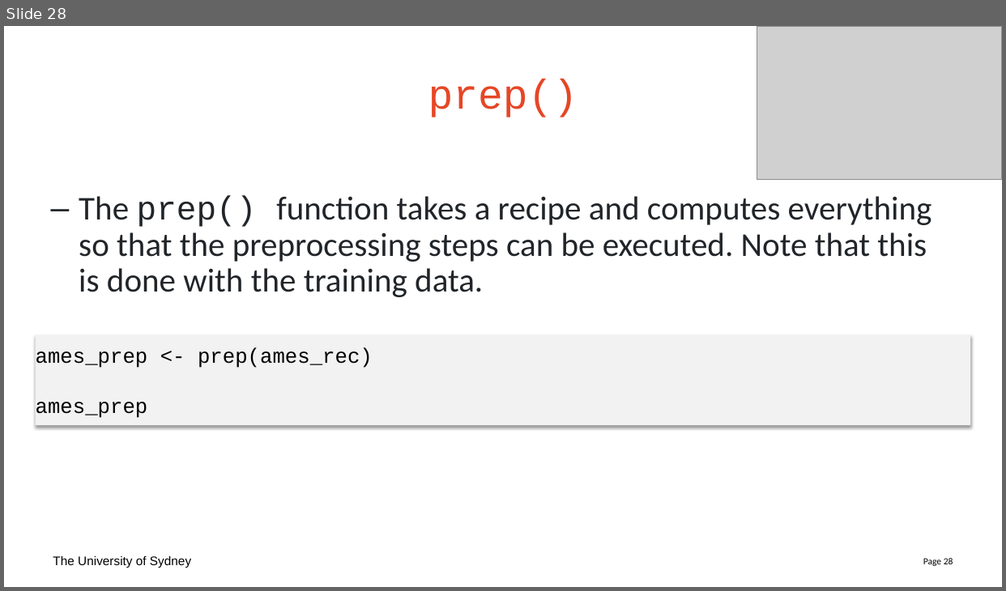
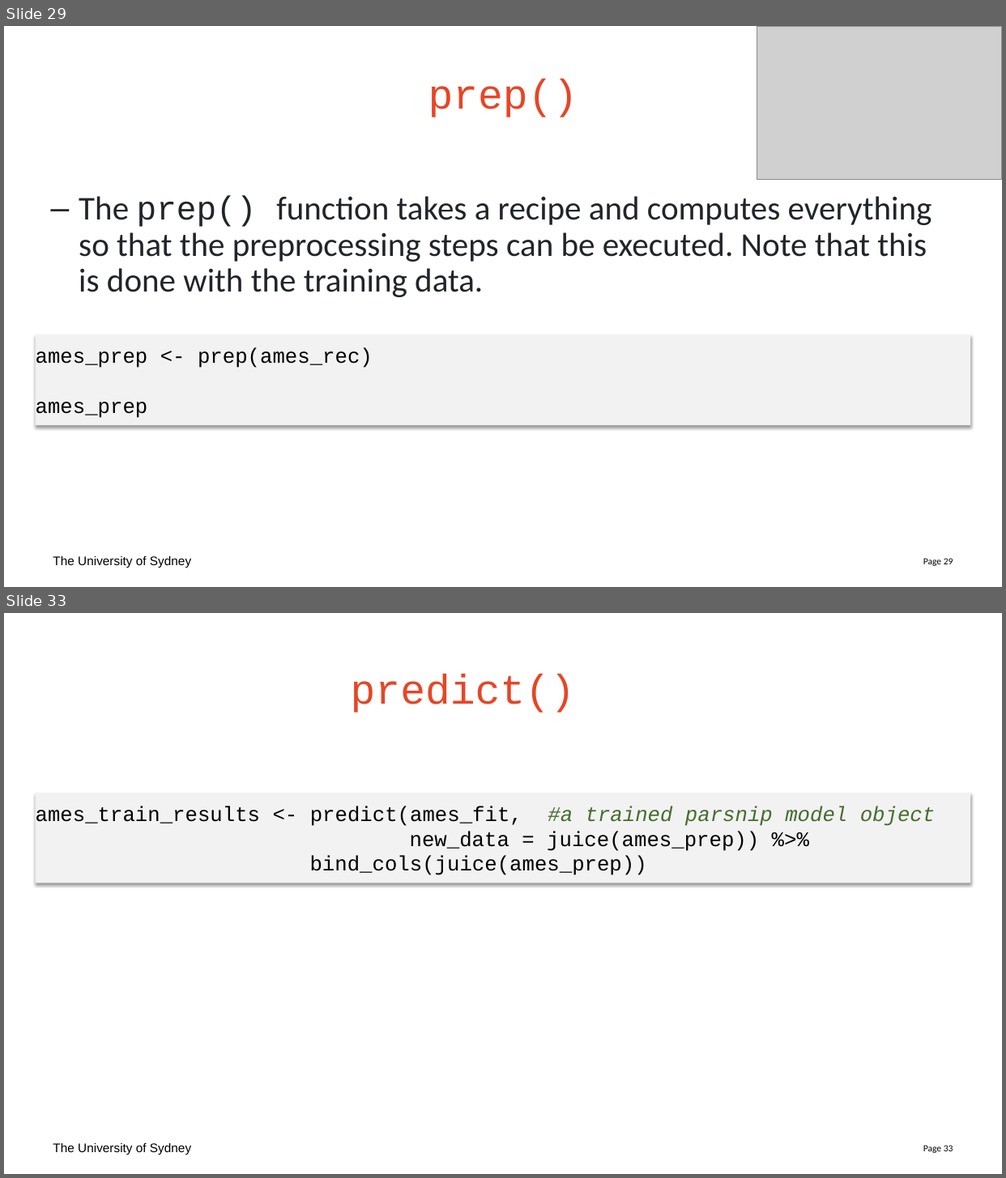
Before and after one commit to Sydney-Informatics-Hub/lessons_mlr_tidymodels, a slide deck: slides/slides.pptx. Shown one above the other, each under a label of ours: slide 28 before the commit, slides 29 and 33 after it; the slides between them are not shown. The pictures are 1006x591 and 1006x1178 pixels, drawn with LibreOffice and Linux fonts; fonts in the diff are those of the drawing; grey boxes stand for pictures. Boxes give left, top, right and bottom in pixels: in the first picture for what was removed or moved away, otherwise in the second. Text is boxed around its words. In the diff, an @@ line names an element or a change of style, - is before the commit and + after.

```diff
--- a/slides/slides.pptx
+++ b/slides/slides.pptx
@@ slide 33 added at bbox=[4, 613, 1002, 1174], background #FFFFFF; not listed: 2 template elements that a slide beside it also shows @@
@@ title added at bbox=[351, 674, 575, 713], 40 pt, text #E64626 @@
+predict()
@@ rectangle added at bbox=[36, 793, 971, 884], fill #F2F2F2, 20 pt, text #000000 @@
+ames_train_results <- predict(ames_fit, #a trained parsnip model object
+new_data = juice(ames_prep)) %>%
+bind_cols(juice(ames_prep))
@@ what was slide 28 is now slide 29 @@
@@ page number at bbox=[923, 558, 953, 566]: text changed @@
-Page 28
+Page 29
```
Also in this commit, not shown: 3 slides changed, 15 other slides added, 8 other files.
